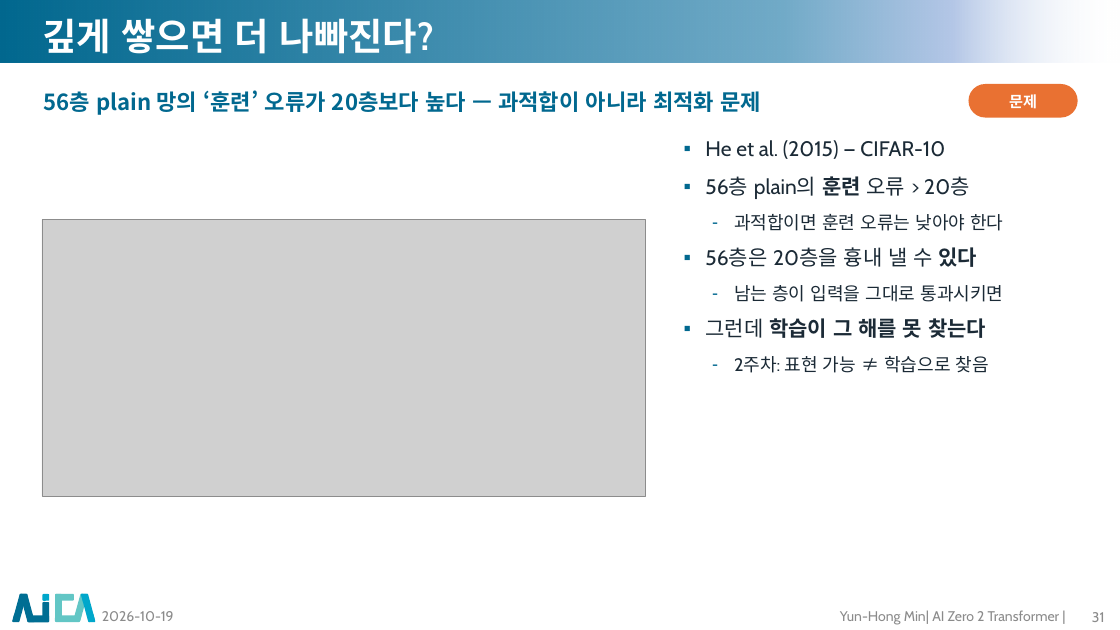
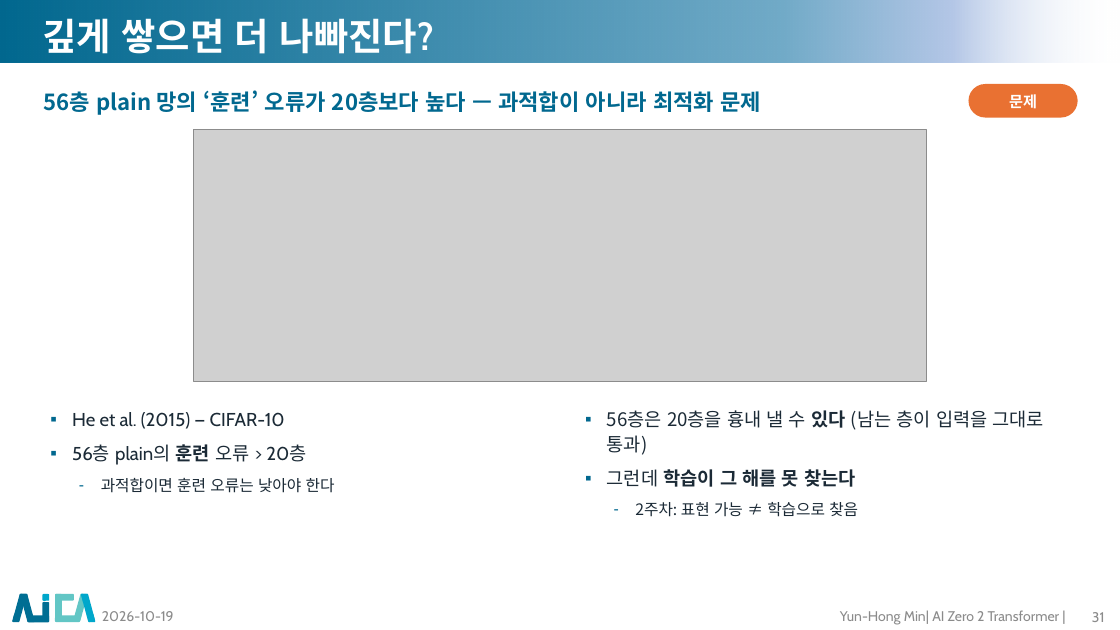
Before and after one commit to myunhh/AI-Zero-2-Transformers, a slide deck: slide 31 of lectures/week03_cnn_and_deep_learning.pptx. Drawn at 1120x630 pixels with LibreOffice and Linux fonts; fonts in the diff are those of the drawing; grey boxes stand for pictures; background and template pictures are left out. Boxes give left, top, right and bottom in pixels: in the first picture for what was removed or moved away, otherwise in the second. Text is boxed around its words. In the diff, an @@ line names an element or a change of style, - is before the commit and + after.

```diff
--- a/lectures/week03_cnn_and_deep_learning.pptx
+++ b/lectures/week03_cnn_and_deep_learning.pptx
@@ picture: place and size @@
-picture at (42,219,646,496)
+picture at (193,129,926,381)
@@ text at (705,247,1003,373): paragraphs removed @@
-▪ 56층은 20층을 흉내 낼 수 있다
-– 남는 층이 입력을 그대로 통과시키면
-▪ 그런데 학습이 그 해를 못 찾는다
-– 2주차: 표현 가능 ≠ 학습으로 찾음
@@ text "He et al. (2015) — ...": place and size @@
-text "He et al. (2015) — ..." at (705,140,1003,373)
+text "He et al. (2015) — ..." at (72,412,335,493)
@@ text "He et al. (2015) — ..." at (72,412,335,493): size 18 to 16 pt in "He et al. (2015) — CIFAR-10", "56층 plain의 훈련 오류 > 20층"; size 15.5 to 13.5 pt in "과적합이면 훈련 오류는 낮아야 한다"; less space between paragraphs @@
@@ text added at (607,410,1044,517), 16 pt, text #1B2A36 @@
+▪ 56층은 20층을 흉내 낼 수 있다 (남는 층이 입력을 그대로 통과)
+▪ 그런데 학습이 그 해를 못 찾는다
+– 2주차: 표현 가능 ≠ 학습으로 찾음
```
Also in this commit, not shown: 30 other slides changed, 17 other files.
